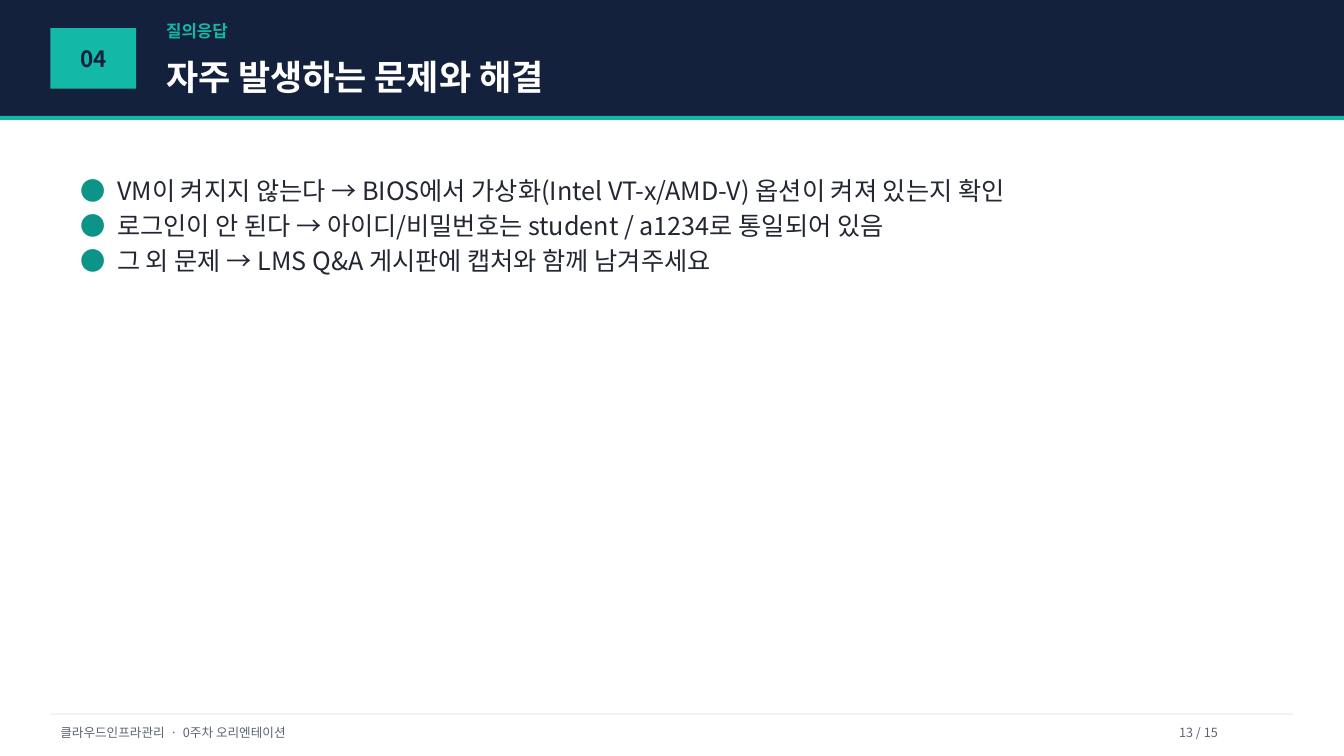
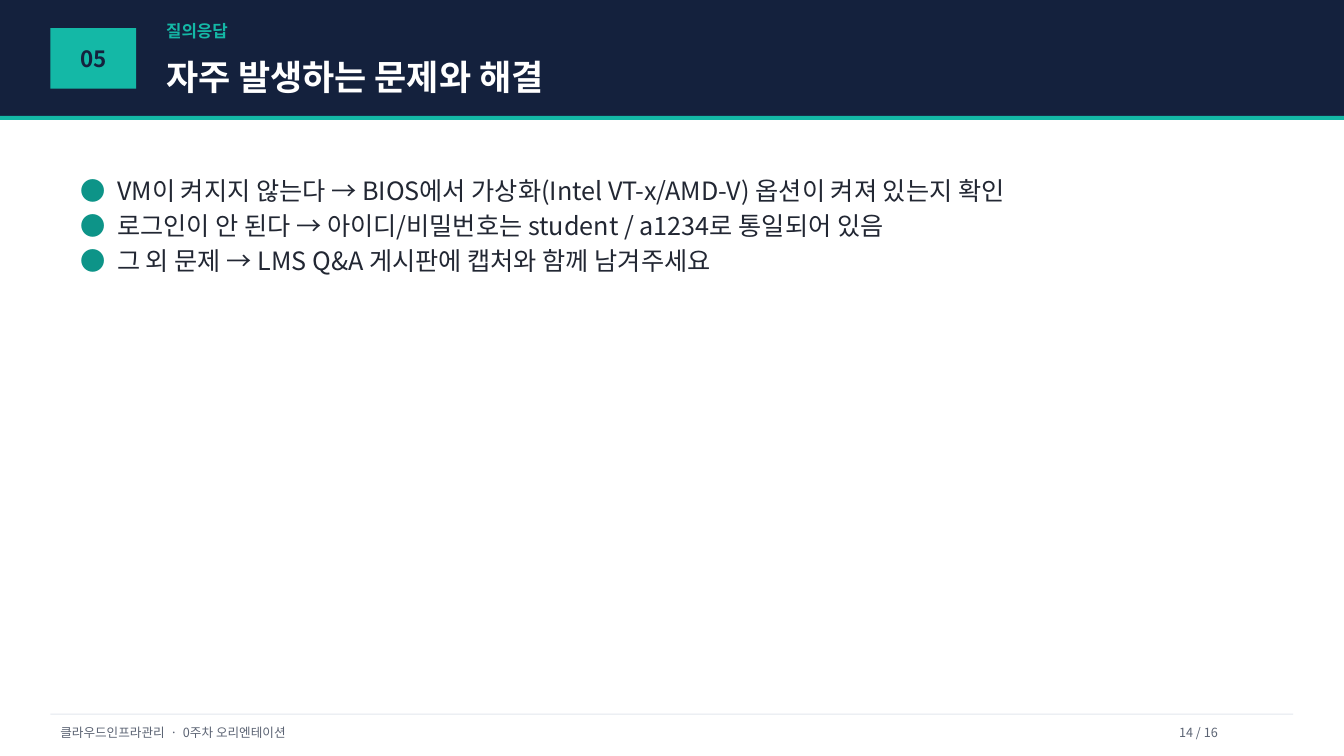
Before and after one commit to gorae-black/class, a slide deck: slide 14 of class/cloud_infra_mgmt/00주차_VM환경구성/01_강의자료/0주차_VM환경구성_강의용.pptx (slide 13 before the commit). Drawn at 1344x756 pixels with LibreOffice and Linux fonts; fonts in the diff are those of the drawing. Boxes give left, top, right and bottom in pixels: in the first picture for what was removed or moved away, otherwise in the second. Text is boxed around its words. In the diff, an @@ line names an element or a change of style, - is before the commit and + after.

```diff
--- a/class/cloud_infra_mgmt/00주차_VM환경구성/01_강의자료/0주차_VM환경구성_강의용.pptx
+++ b/class/cloud_infra_mgmt/00주차_VM환경구성/01_강의자료/0주차_VM환경구성_강의용.pptx
@@ text in rectangle at [80, 50, 106, 68]: text changed @@
-04
+05
@@ text at [1179, 727, 1218, 737]: text changed @@
-13 / 15
+14 / 16
```
Also in this commit, not shown: 8 other slides changed, 1 slide added, 3 other files.
